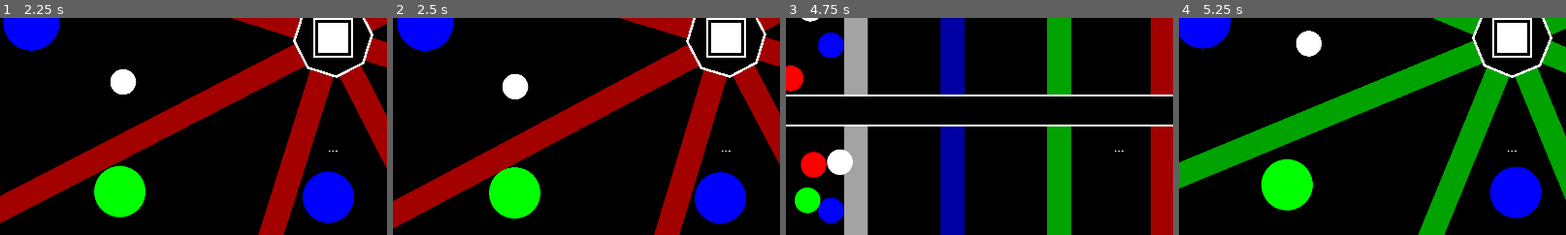
Above: before the commit, frames 1-4 (left to right).
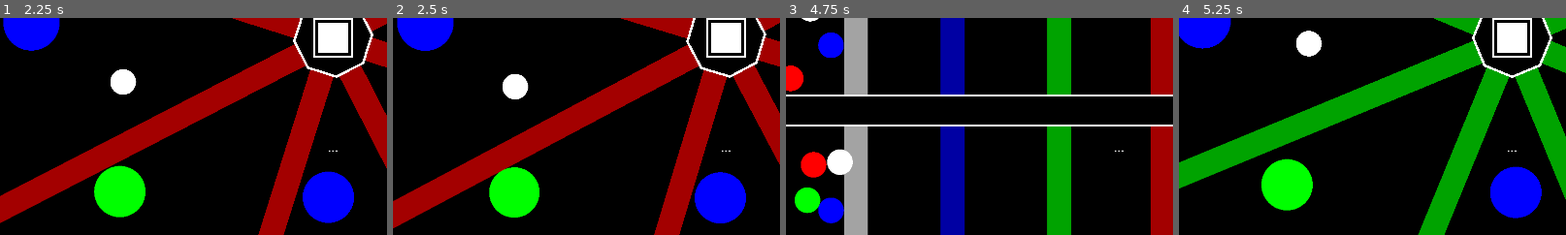
Above: after the commit, the same moments.

Repository: Dark-Gran/Spirit-Circles
Game: Godot game, scene res://src/Main.tscn
Same seed, same stepped clock (60 frames per second), same inputs: the game is played once before the commit and once after it.
Inputs (mouse positions are % of the whole screen's width and height, from its top left):
- Up to frame 1 (2.25 s): click (50, 50) at 0.5 s; move the mouse to (45, 70) at 1.27 s; hold Right (ui_right) from 1.28 s (still down); tap Space (ui_accept) at 1.52 s; move the mouse to (80, 65) at 2.02 s
- Up to frame 2 (2.5 s): keep holding Right (ui_right); tap Space (ui_accept) at 2.27 s
- Up to frame 3 (4.75 s): move the mouse to (20, 35) at 2.77 s; release Right (ui_right) at 2.78 s; hold Left (ui_left) from 2.78 s (still down); move the mouse to (55, 50) at 3.52 s; tap Space (ui_accept) at 3.77, 4.52 s; move the mouse to (35, 25) at 4.27 s
- Up to frame 4 (5.25 s): move the mouse to (72, 45) at 5.02 s; release Left (ui_left) at 5.03 s; hold Right (ui_right) from 5.03 s (still down)
The pictures show only the part of the screen within x 7-57%, y 45-95%; the shares and areas given below are measured in that part.

Frame 1 is identical in both runs. In frame 2, 0.2% of the frame differs, in the area x 24-39%, y 68-93%; in frame 3, less than 0.1%; in frame 4, nothing differs.

Commit message:
discoball-beams collision-detection fix

Diff:
--- a/src/world/obstacles/Beam.gd
+++ b/src/world/obstacles/Beam.gd
@@ -6,8 +6,11 @@
 var circles_inside = Array()
 
 var switch_queued = false
+var discoball
 
 func _ready():
+	discoball = get_parent().get_parent() != null && get_parent().get_parent().is_in_group("discoball")
+	$Area2D/CollisionShape2D2.disabled = !discoball
 	current_state = color_type
 	options = possible_colors
 	refresh()
@@ -38,6 +41,11 @@
 				c.collide(collision)
 	for c in to_remove:
 		circles_inside.erase(c)
+	# DiscoBall
+	if discoball:
+		for o in $Area2D.get_overlapping_bodies():
+			if o.is_in_group("circles") && !circles_inside.has(o):
+				circles_inside.append(o)
 
 func add_circle_inside(circle):
 	if !circles_inside.has(circle):
--- a/src/world/obstacles/Beam.tscn
+++ b/src/world/obstacles/Beam.tscn
@@ -22,3 +22,11 @@
 [node name="CollisionShape2D" type="CollisionShape2D" parent="."]
 scale = Vector2( 3, 25 )
 shape = SubResource( 2 )
+
+[node name="Area2D" type="Area2D" parent="."]
+monitorable = false
+collision_layer = 0
+
+[node name="CollisionShape2D2" type="CollisionShape2D" parent="Area2D"]
+scale = Vector2( 3, 25 )
+shape = SubResource( 2 )
--- a/src/world/obstacles/DiscoBall.gd
+++ b/src/world/obstacles/DiscoBall.gd
@@ -21,4 +21,4 @@
 		3:
 			rot = speed
 	if rot != 0:
-		rotate(rot*delta)
+		rotation += rot*delta
--- a/src/world/obstacles/DiscoBall.tscn
+++ b/src/world/obstacles/DiscoBall.tscn
@@ -9,7 +9,9 @@
 [sub_resource type="ConvexPolygonShape2D" id=2]
 points = PoolVector2Array( -25, 0, -17.677, 2.829, 0, 4, 17.677, 2.829, 25, 0, 17.677, -2.829, 0, -4, -17.677, -2.829 )
 
-[node name="DiscoBall" type="KinematicBody2D"]
+[node name="DiscoBall" type="KinematicBody2D" groups=[
+"discoball",
+]]
 collision_layer = 5
 collision_mask = 0
 script = ExtResource( 2 )
